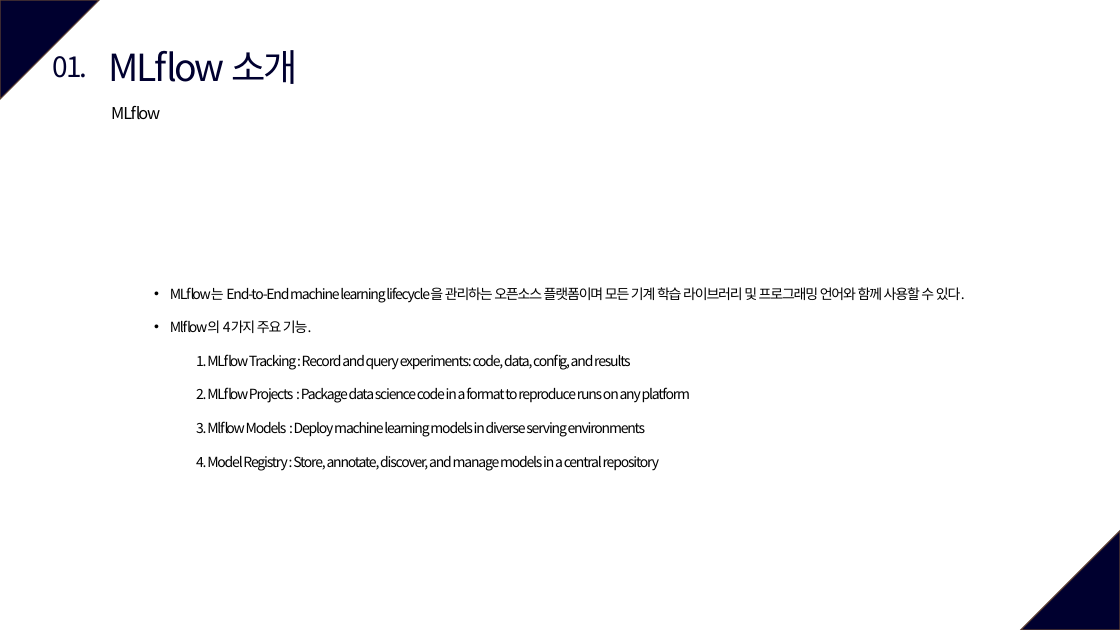
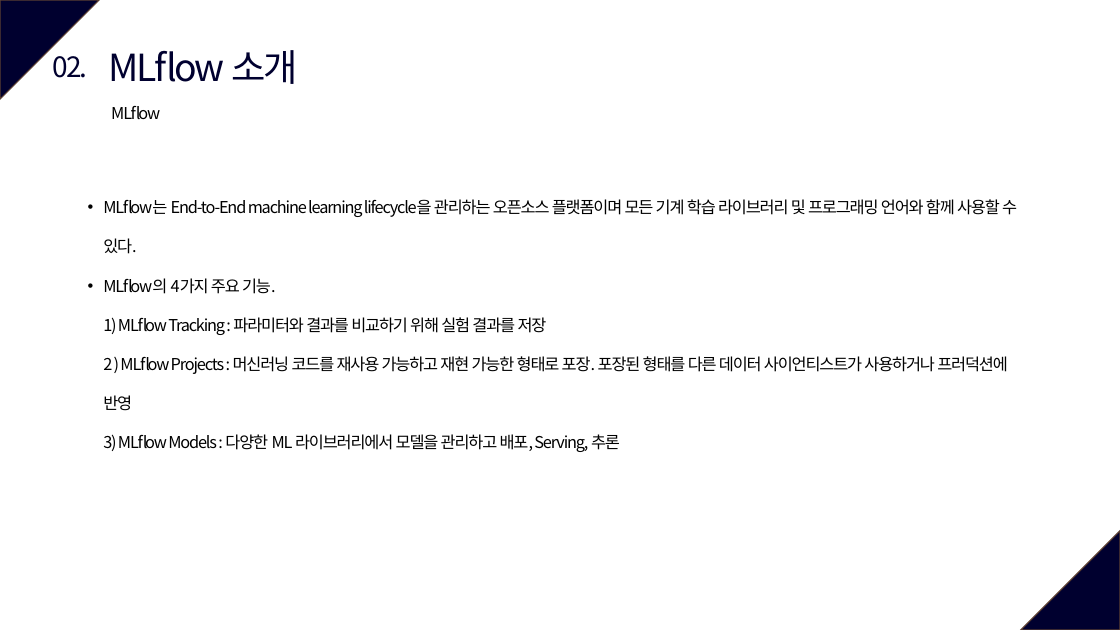
Before and after one commit to vhrehfdl/MLflow_tutorial, a slide deck: slide 11 of MLflow.pptx (slide 6 before the commit). Drawn at 1120x630 pixels with LibreOffice and Linux fonts; fonts in the diff are those of the drawing. Boxes give left, top, right and bottom in pixels: in the first picture for what was removed or moved away, otherwise in the second. Text is boxed around its words. In the diff, an @@ line names an element or a change of style, - is before the commit and + after.

```diff
--- a/MLflow.pptx
+++ b/MLflow.pptx
@@ text at bbox=[52, 56, 87, 78]: text changed @@
-01.
+02.
@@ text "MLflow는 End-to-End machine learning lifecycle을 ...": place and size @@
-text "MLflow는 End-to-End machine learning lifecycle을 ..." at bbox=[170, 287, 965, 471]
+text "MLflow는 End-to-End machine learning lifecycle을 ..." at bbox=[103, 199, 1017, 452]
@@ text at bbox=[103, 199, 1017, 254]: size 12 to 14 pt in "MLflow는 End-to-End machine learning lifecycle을 관리하는 오픈소스 ..." @@
@@ text at bbox=[103, 278, 1008, 452]: text changed; size 12 to 14 pt @@
-• Mlflow의 4가지 주요 기능.
-  1. MLflow Tracking : Record and query experiments: code, data, config, and results
-  2. MLflow Projects : Package data science code in a format to reproduce runs on any platform
-  3. Mlflow Models : Deploy machine learning models in diverse serving environments
-  4. Model Registry : Store, annotate, discover, and manage models in a central repository
+• MLflow의 4가지 주요 기능.
+  1) MLflow Tracking : 파라미터와 결과를 비교하기 위해 실험 결과를 저장
+  2 ) MLflow Projects : 머신러닝 코드를 재사용 가능하고 재현 가능한 형태로 포장. 포장된 형태를 다른 데이터 사이언티스트가 사용하거나 프러덕션에 반영
+  3) MLflow Models : 다양한 ML 라이브러리에서 모델을 관리하고 배포, Serving, 추론
```
Also in this commit, not shown: 18 other slides changed, 5 slides added.
